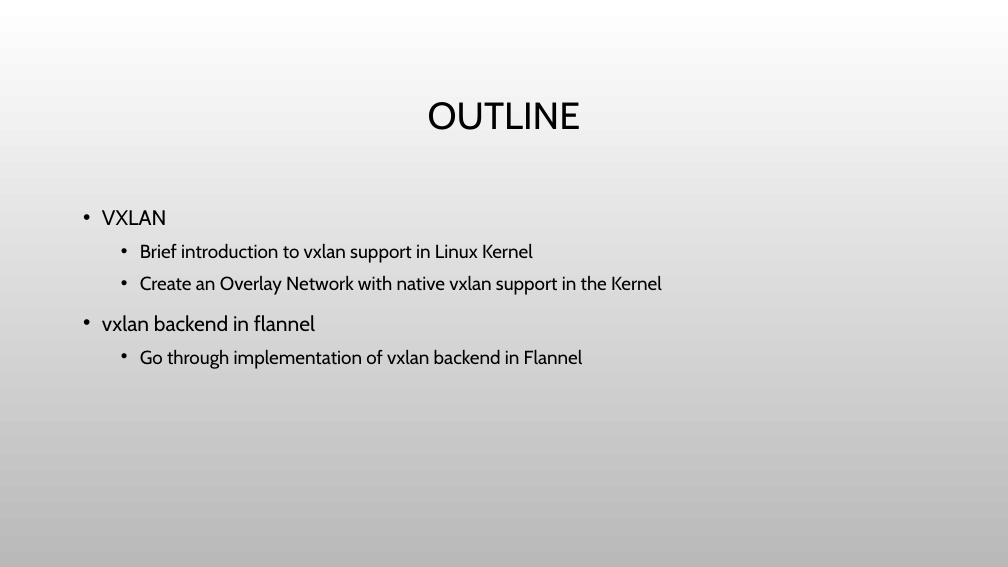
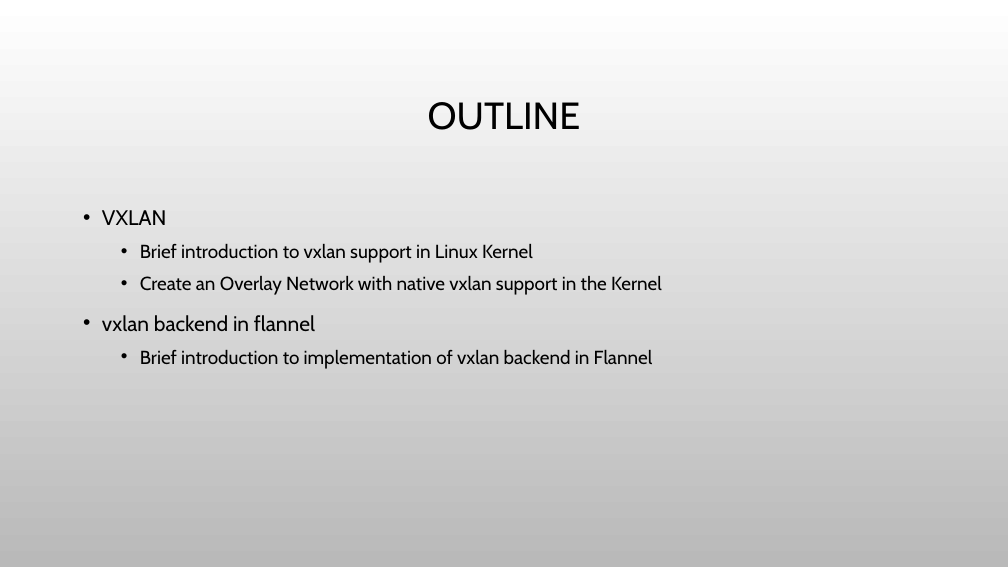
Before and after one commit to yangyuqian/k8s-the-hard-way, a slide deck: slide 3 of ppt/vxlan-flannel-cn.pptx (slide 2 before the commit). Drawn at 1008x567 pixels with LibreOffice and Linux fonts; fonts in the diff are those of the drawing; background and template pictures are left out. Boxes give left, top, right and bottom in pixels: in the first picture for what was removed or moved away, otherwise in the second. Text is boxed around its words. In the diff, an @@ line names an element or a change of style, - is before the commit and + after.

Commit message:
Fix typos in slides

```diff
--- a/ppt/vxlan-flannel-cn.pptx
+++ b/ppt/vxlan-flannel-cn.pptx
@@ text at <box>140,350,653,369</box>: text changed @@
-  • Go through implementation of vxlan backend in Flannel
+  • Brief introduction to implementation of vxlan backend in Flannel
```
Also in this commit, not shown: 2 other slides changed, 1 slide added.
